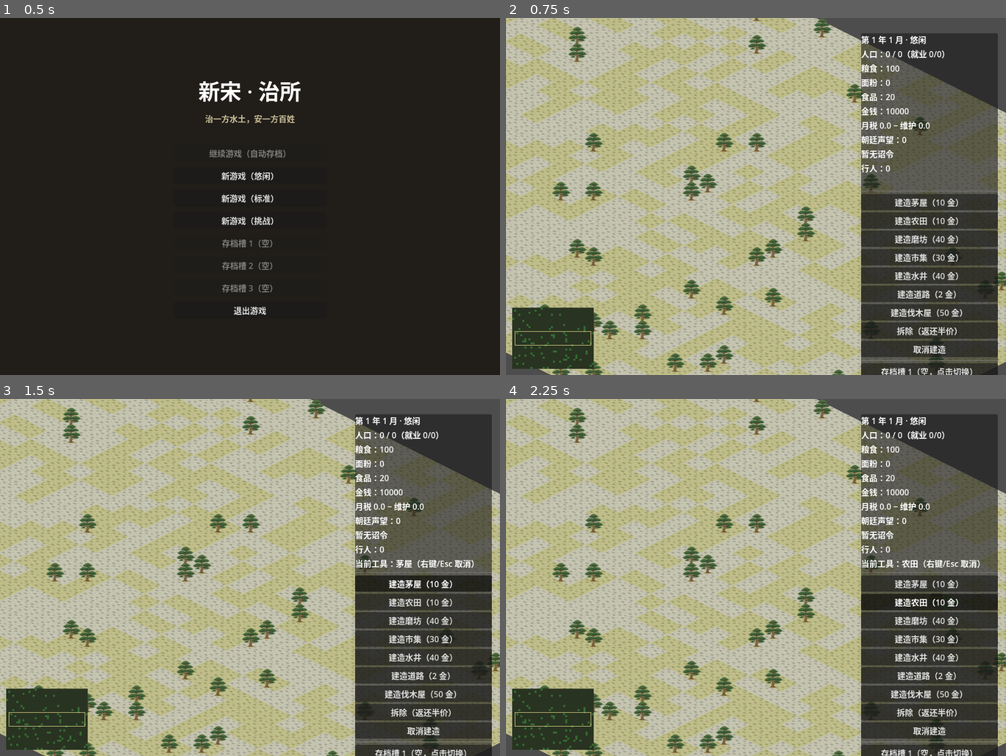
Above: before the commit, frames 1-4 (two rows, left to right).
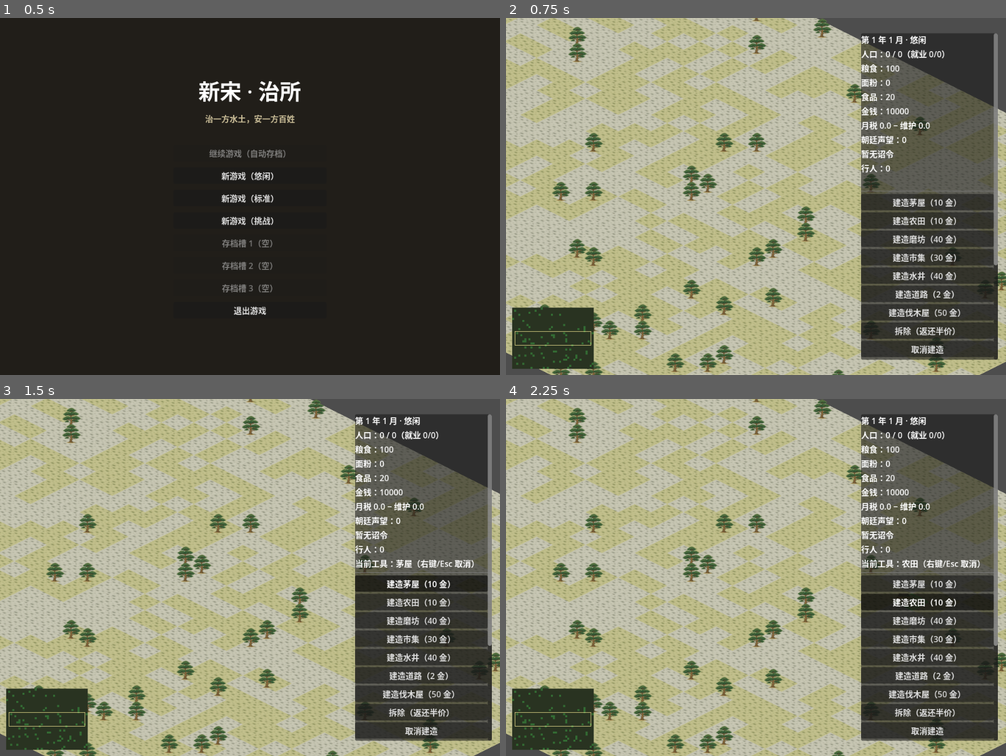
Above: after the commit, the same moments.

Repository: kreator666/tiny
Game: Godot game, scene res://scenes/menu.tscn
Two runs of this game, one before a commit and one after it. Both use one fixed random seed, a clock stepped at 60 frames per second and the inputs below.
Inputs:
- Up to frame 1 (0.5 s): no input
- Up to frame 2 (0.75 s): click "新游戏（悠闲）" at 0.5 s
- Up to frame 3 (1.5 s): click "建造茅屋（10 金）" at 1.25 s
- Up to frame 4 (2.25 s): click "建造农田（10 金）" at 2 s

Frame 1 is identical in both runs. In frame 2, 3.4% of the frame differs, in the area x 70-99%, y 4-100%; in frame 3, 3.4%; in frame 4, 3.4%.

Commit message:
降低住房升级难度 + 游戏内难度切换
升级难度：
- 服务/供水记忆窗口 1 个月 -> 3 个月（行人每 1.5 个月才出一波，
  随机游走 20 步，窗口太短导致大城边缘房子永远断档）
- 升级断档从清零改为进度减半，单月断粮/断服不再前功尽弃
- 宅院->豪华大宅 6 个月 -> 4 个月

难度选择：
- 右侧面板新增难度下拉框（悠闲/标准/挑战），游戏中随时切换
  立即生效并随存档保存（此前仅主菜单新游戏可选，读档看不到）
- 建筑信息面板补齐瓦房/宅院的升级进度显示
- 右侧面板包一层 ScrollContainer，解决按钮溢出窗口底部

Diff:
--- a/scripts/main.gd
+++ b/scripts/main.gd
@@ -43,7 +43,7 @@
 # 住房演进参数
 const EVOLVE_HUT := 3  # 茅屋->瓦房所需达标月数
 const EVOLVE_MERGE := 3  # 瓦房->宅院所需达标月数
-const EVOLVE_ESTATE := 6  # 宅院->豪华大宅所需达标月数
+const EVOLVE_ESTATE := 4  # 宅院->豪华大宅所需达标月数
 const ESTATE_CAP := {2: 32, 3: 48}
 const HUT_CAP := 4
 const TILEHOUSE_CAP := 8
@@ -593,11 +593,11 @@
 
 
 func _recently_serviced(key: Vector2i) -> bool:
-	return _months_total - int(serviced.get(key, -999)) <= 1
+	return _months_total - int(serviced.get(key, -999)) <= 3
 
 
 func _recently_watered(key: Vector2i) -> bool:
-	return _months_total - int(watered.get(key, -999)) <= 1
+	return _months_total - int(watered.get(key, -999)) <= 3
 
 
 # 财政：分级人头税 - 建筑维护（含大院）。返回本月净收入。
@@ -852,7 +852,7 @@
 				_show_message("一间茅屋翻修成了瓦房")
 				Sound.play("evolve")
 		else:
-			evolve_prog[cell] = 0
+			evolve_prog[cell] = int(evolve_prog.get(cell, 0)) / 2  # 断档减半，不清零
 
 	# 瓦房 -> 宅院（2x2 合并；合并会改动 buildings，用 .get 防快照键失效）
 	for cell: Vector2i in buildings.keys():
@@ -863,7 +863,7 @@
 			if evolve_prog[cell] >= EVOLVE_MERGE and _try_merge_estate(cell):
 				pass  # 合并成功后 cell 已被移除
 		else:
-			evolve_prog[cell] = 0
+			evolve_prog[cell] = int(evolve_prog.get(cell, 0)) / 2  # 断档减半，不清零
 
 	# 宅院 -> 豪华大宅
 	for anchor: Vector2i in estates.keys():
@@ -877,7 +877,7 @@
 				_show_message("一座宅院扩建成了豪华大宅！")
 				Sound.play("evolve")
 		else:
-			evolve_prog[anchor] = 0
+			evolve_prog[anchor] = int(evolve_prog.get(anchor, 0)) / 2  # 断档减半，不清零
 
 
 func _try_merge_estate(cell: Vector2i) -> bool:
@@ -1035,6 +1035,8 @@
 		lines.append("居住人口：%d / %d" % [_occupants(cap), cap])
 		lines.append("维护度：%d%%" % _cond_of(key))
 		lines.append("服务：%s　供水：%s" % [_yesno(_recently_serviced(key)), _yesno(_recently_watered(key))])
+		if tier == 2:
+			lines.append("升级进度：%d / %d 月" % [int(evolve_prog.get(key, 0)), EVOLVE_ESTATE])
 		show_repair = true
 	elif buildings.has(cell):
 		var btype: String = buildings[cell]
@@ -1046,6 +1048,8 @@
 			lines.append("服务：%s　供水：%s" % [_yesno(_recently_serviced(key)), _yesno(_recently_watered(key))])
 			if btype == "hut":
 				lines.append("升级进度：%d / %d 月" % [int(evolve_prog.get(key, 0)), EVOLVE_HUT])
+			else:
+				lines.append("升级进度：%d / %d 月" % [int(evolve_prog.get(key, 0)), EVOLVE_MERGE])
 		elif btype == "road":
 			lines.append("供行人通行，连接建筑。")
 		else:
@@ -1234,8 +1238,13 @@
 	panel.custom_minimum_size = Vector2(268, 640)
 	layer.add_child(panel)
 
+	var scroll := ScrollContainer.new()
+	scroll.set_anchors_preset(Control.PRESET_FULL_RECT)
+	panel.add_child(scroll)
+
 	var box := VBoxContainer.new()
-	panel.add_child(box)
+	box.size_flags_horizontal = Control.SIZE_EXPAND_FILL
+	scroll.add_child(box)
 
 	_date_label = Label.new()
 	box.add_child(_date_label)
@@ -1305,6 +1314,24 @@
 	load_btn.text = "读取当前槽"
 	load_btn.pressed.connect(_on_load_pressed)
 	box.add_child(load_btn)
+
+	# 游戏内难度切换（立即生效，随存档保存）
+	var diff_row := HBoxContainer.new()
+	box.add_child(diff_row)
+	var diff_label := Label.new()
+	diff_label.text = "难度："
+	diff_row.add_child(diff_label)
+	var diff_opt := OptionButton.new()
+	diff_opt.size_flags_horizontal = Control.SIZE_EXPAND_FILL
+	var diff_keys := ["easy", "normal", "hard"]
+	for d: String in diff_keys:
+		diff_opt.add_item(str(DIFFICULTY[d]["name"]))
+	diff_opt.selected = maxi(0, diff_keys.find(difficulty))
+	diff_opt.item_selected.connect(func(idx: int) -> void:
+		difficulty = diff_keys[idx]
+		_update_hud()
+		_show_message("难度已切换为：%s" % _diff_name()))
+	diff_row.add_child(diff_opt)
 
 	var menu_btn := Button.new()
 	menu_btn.text = "返回主菜单"
